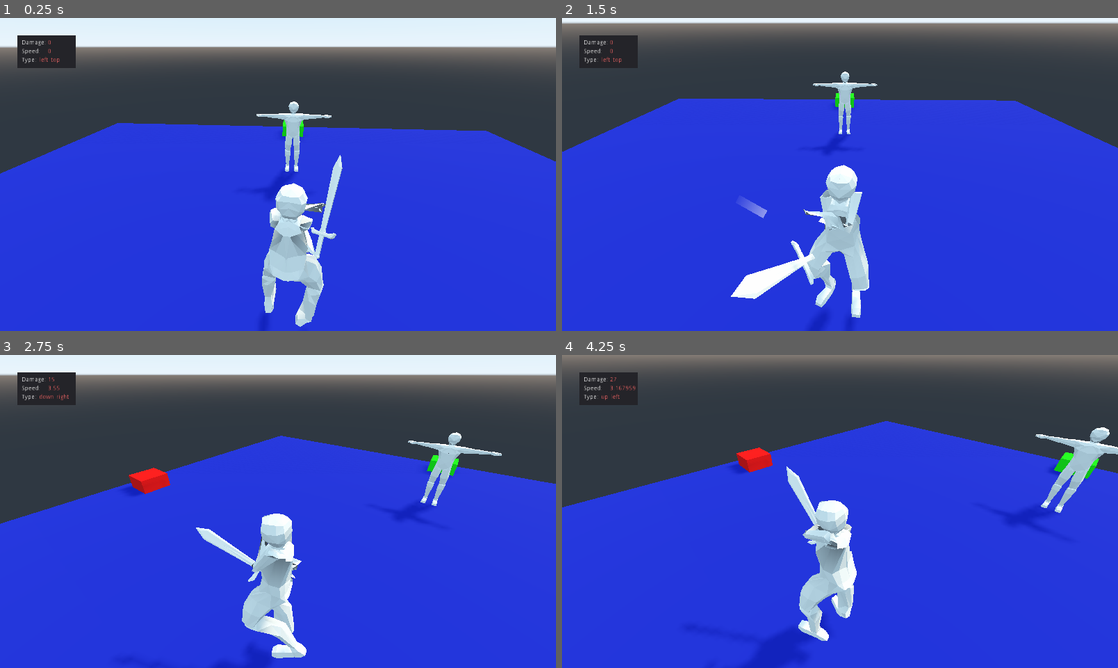
Above: before the commit, frames 1-4 (two rows, left to right).
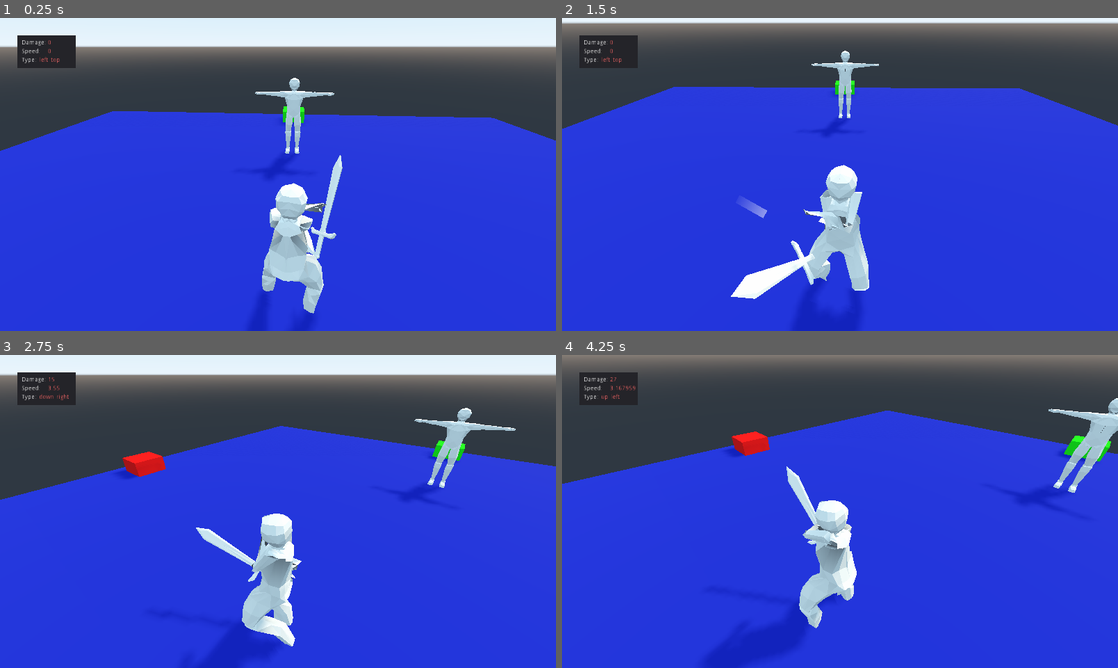
Above: after the commit, the same moments.

Repository: CoffeeStraw/Toutatis-Battle-System---DEMO
Game: Godot game, scene res://level/level.tscn
The game is run twice, just before and just after one commit, with the same random seed, the same clock (stepped at 60 frames per second) and the same inputs.
Inputs (mouse positions are in pixels of both pictures, inside the frame that each line leads up to):
- Up to frame 1 (0.25 s): no input
- Up to frame 2 (1.5 s): move the mouse to (962, 158) at 0.52 s; hold S (move_bw) 0.53-1.25 s; click (962, 158) at 0.67 s; drag from (728, 190) to (812, 237) at 1.27 s
- Up to frame 3 (2.75 s): move the mouse to (333, 442) at 2.02 s; hold A (move_l) from 2.03 s (still down); click (333, 442) at 2.17 s
- Up to frame 4 (4.25 s): release A (move_l) at 2.75 s; drag from (812, 574) to (673, 464) at 2.77 s; move the mouse to (1006, 558) at 3.52 s; tap Shift (move_run) at 3.6 s; click (1006, 558) at 3.67 s

The runs differ from the first frame. In frame 1, 5.9% of the frame differs, in the area x 0-100%, y 9-100%; in frame 2, 6.0%; in frame 3, 7.5%; in frame 4, 8.4%, in the area x 0-100%, y 13-100%.

Commit message:
Check godot's safe margin win/linux

Diff:
--- a/level/level.tscn
+++ b/level/level.tscn
@@ -37,16 +37,16 @@
 [node name="Floor" type="MeshInstance" parent="."]
 transform = Transform( 20, 0, 0, 0, 0.5, 0, 0, 0, 20, 0, -0.5, 0 )
 material_override = SubResource( 1 )
-mesh = SubResource( 13 )
+mesh = SubResource( 2 )
 material/0 = null
 
 [node name="StaticBody" type="StaticBody" parent="Floor"]
 
 [node name="CollisionShape" type="CollisionShape" parent="Floor/StaticBody"]
-shape = SubResource( 14 )
+shape = SubResource( 3 )
 
 [node name="Player" parent="." instance=ExtResource( 1 )]
-collision/safe_margin = 1.0
+collision/safe_margin = 0.1
 
 [node name="Red" type="MeshInstance" parent="."]
 transform = Transform( 1, 0, 0, 0, 1, 0, 0, 0, 1, 18, 0, 0 )
@@ -73,13 +73,13 @@
 material/0 = null
 
 [node name="DummyStaticBody" type="StaticBody" parent="."]
-transform = Transform( -1, 0, -8.74228e-08, 0, 1, 0, 8.74228e-08, 0, -1, 0, 0, 10.5 )
+transform = Transform( -1, 0, -8.74228e-008, 0, 1, 0, 8.74228e-008, 0, -1, 0, 0, 10.5 )
 
 [node name="Dummy" parent="DummyStaticBody" instance=ExtResource( 2 )]
 
 [node name="CollisionShape" type="CollisionShape" parent="DummyStaticBody"]
 transform = Transform( 0.57, 0, 0, 0, 2.28, 0, 0, 0, 0.24, 0, 2.28, 0 )
-shape = SubResource( 12 )
+shape = SubResource( 9 )
 
 [node name="WorldEnvironment" type="WorldEnvironment" parent="."]
 environment = SubResource( 11 )
Not shown: 2 places in level/level.tscn that only renumber resources
